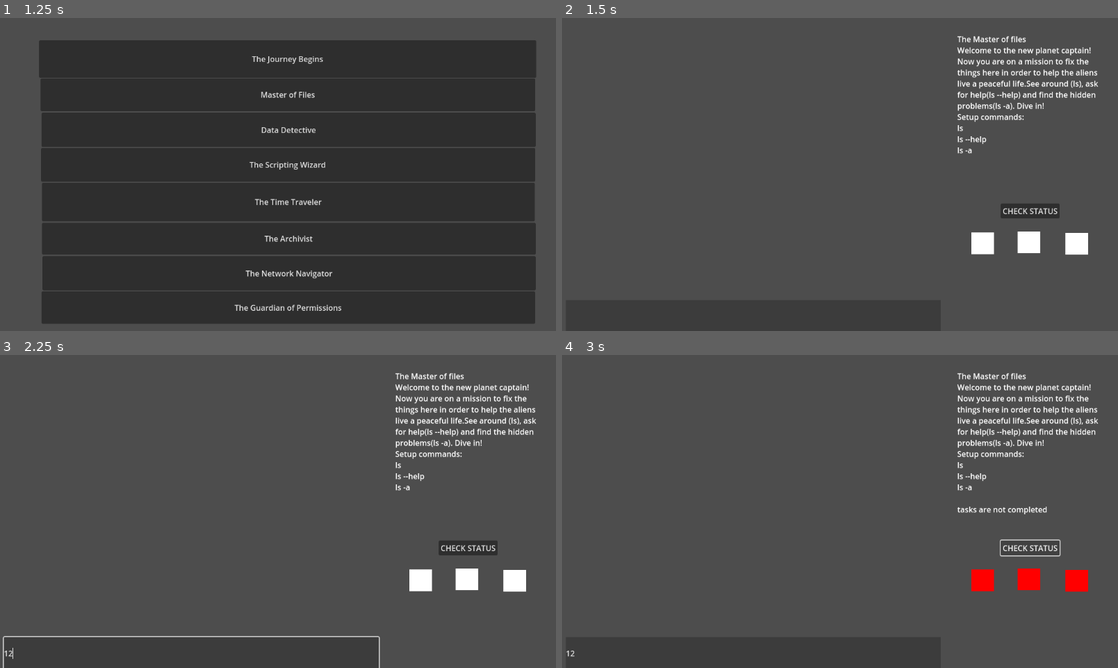
Above: before the commit, frames 1-4 (two rows, left to right).
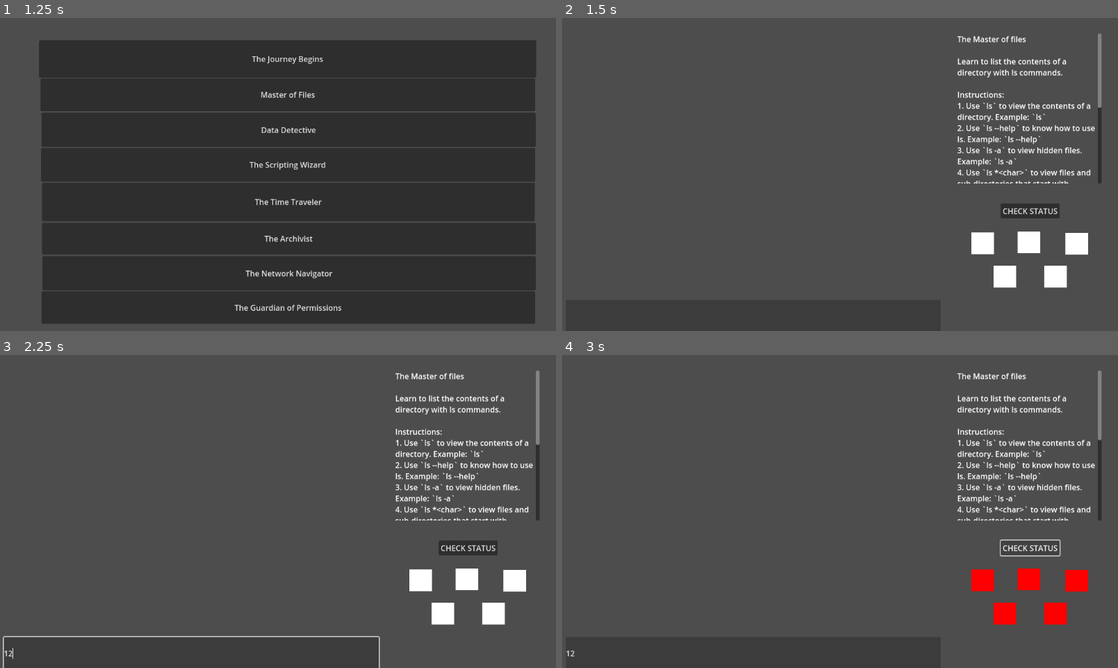
Above: after the commit, the same moments.

Repository: Pradeepaa001/Essentials
Game: Godot game, scene res://Scenes/main.tscn
Same seed, same stepped clock (60 frames per second), same inputs: the game is played once before the commit and once after it.
Inputs (mouse positions are in pixels of both pictures, inside the frame that each line leads up to):
- Up to frame 1 (1.25 s): click "LEVELS" at 0.5 s
- Up to frame 2 (1.5 s): click "Master of Files" at 1.25 s
- Up to frame 3 (2.25 s): click (189, 652) at 2.02 s; type "12" at 2.1 s
- Up to frame 4 (3 s): click "CHECK STATUS" at 2.75 s

Frame 1 is identical in both runs. In frame 2, 3.6% of the frame differs, in the area x 71-97%, y 4-87%; in frame 3, 3.6%; in frame 4, 3.7%.

Commit message:
Added ls c* and pwd to level2

Diff:
--- a/Scenes/level_2.tscn
+++ b/Scenes/level_2.tscn
@@ -41,4 +41,16 @@
 offset_right = 791.0
 offset_bottom = 277.0
 
+[node name="ColorRect4" type="ColorRect" parent="."]
+offset_left = 595.0
+offset_top = 300.0
+offset_right = 642.0
+offset_bottom = 345.0
+
+[node name="ColorRect" type="ColorRect" parent="."]
+offset_left = 700.0
+offset_top = 300.0
+offset_right = 747.0
+offset_bottom = 345.0
+
 [connection signal="pressed" from="check" to="." method="_on_check_pressed"]
--- a/Scripts/LEVEL2.gd
+++ b/Scripts/LEVEL2.gd
@@ -1,9 +1,19 @@
 extends Node2D
 
 var level_title = "The Master of files"
-var level_description = "Welcome to the new planet captain! Now you are on a mission to fix the things here in order to help the aliens live a peaceful life.See around (ls), ask for help(ls --help) and find the hidden problems(ls -a). Dive in!"
-var level_setup_commands = ["ls", "ls --help", "ls -a"]
-var level_congrats_message = "Well done, Explorer! You've gathered your first resources."
+var level_description = """
+Learn to list the contents of a directory with ls commands.
+
+Instructions:
+1. Use `ls` to view the contents of a directory. Example: `ls`
+2. Use `ls --help` to know how to use ls. Example: `ls --help`
+3. Use `ls -a` to view hidden files. Example: `ls -a`
+4. Use `ls *<char>` to view files and sub-directories that start with specified character. Example: `ls r*`
+	note: This lists nothings if there are no contents starting with the character
+5. Use `pwd` to see the path of current working directory. Example: `rmdir data`
+"""
+var level_setup_commands = ["ls", "ls --help", "ls -a", "ls r*", "pwd"]
+var level_congrats_message = "Well done, Explorer! You've completed the first level"
 @onready var termi = $Terminal
 var all_inputs = []
 
@@ -30,6 +40,17 @@
 func task3_status() -> bool:
 	all_inputs = termi.get_input_list()
 	return "ls -a" in all_inputs
+
+func task4_status() -> bool:
+	all_inputs = termi.get_input_list()
+	for commands in all_inputs:
+		if "ls " and "*" in commands:
+			return true
+	return false
+
+func task5_status() -> bool:
+	all_inputs = termi.get_input_list()
+	return "pwd" in all_inputs
 
 func update_icons():
 	if task1_status():
@@ -61,6 +82,22 @@
 		print("task3:", task3_status())
 		$ColorRect3.color  = Color(1,0,0)
 
+	if task4_status():
+		print("task3:", task4_status())
+		$ColorRect4.color  = Color(0,1,0)
+
+	else:
+		print("task3:", task4_status())
+		$ColorRect4.color  = Color(1,0,0)
+
+	if task5_status():
+		print("task3:", task5_status())
+		$ColorRect.color  = Color(0,1,0)
+
+	else:
+		print("task3:", task5_status())
+		$ColorRect.color  = Color(1,0,0)
+
 func _on_check_pressed():
 	var output = $RichTextLabel
 	print("check is pressed")
